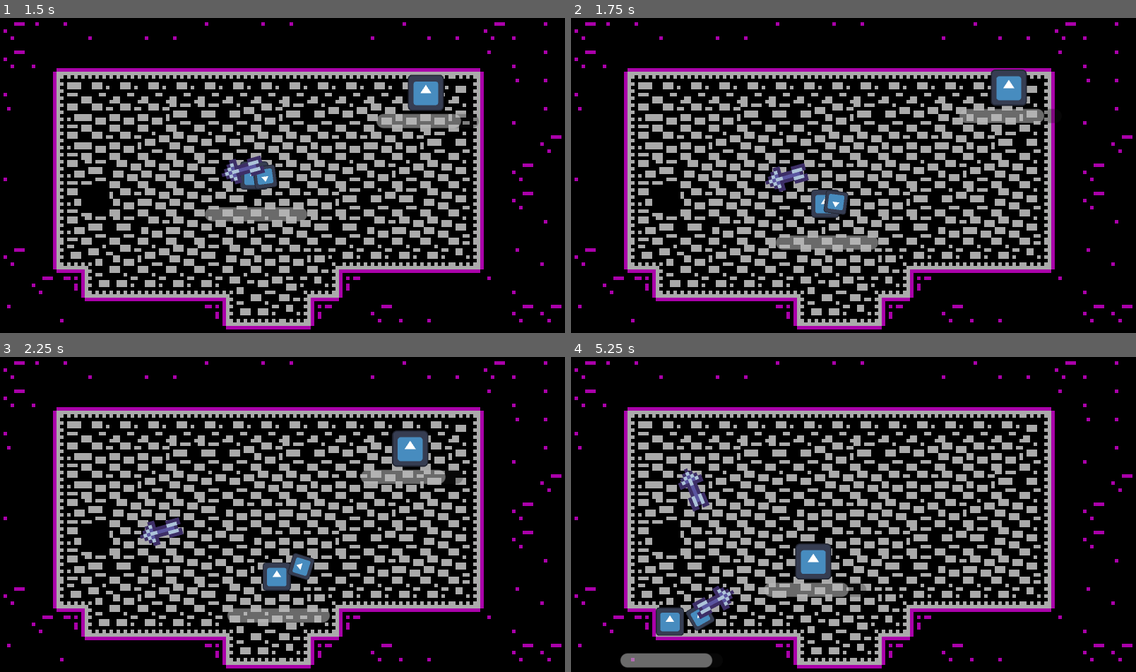
Above: before the commit, frames 1-4 (two rows, left to right).
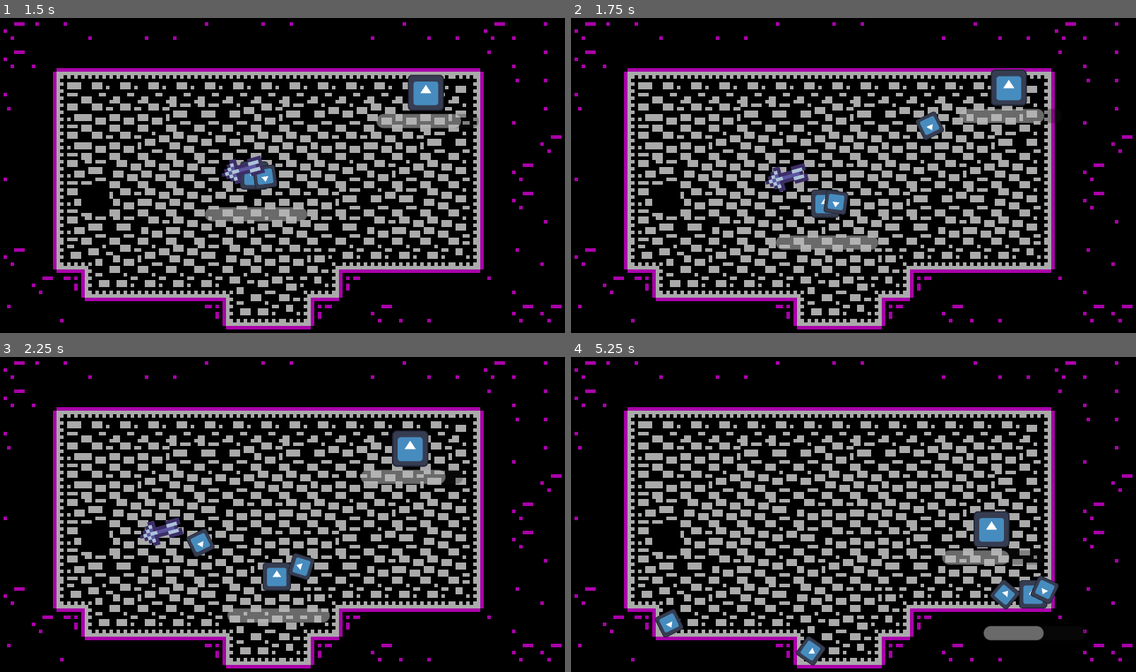
Above: after the commit, the same moments.

Repository: Renan-G-projec/DungeonWarrior
Game: Godot game, scene res://scenes/main.tscn
Two runs of this game, one before a commit and one after it. Both use one fixed random seed, a clock stepped at 60 frames per second and the inputs below. The engine's default icon, where the game draws it, is replaced by a stand-in: a white triangle on a blue panel in a dark square.
Inputs (mouse positions are in pixels of both pictures, inside the frame that each line leads up to):
- Up to frame 1 (1.5 s): tap Enter at 0.5 s; move the mouse to (406, 159) at 0.52 s; hold D (walk_right) 0.53-1.28 s; tap E (Interact) at 0.6 s; click (406, 159) at 0.67 s; move the mouse to (169, 191) at 1.27 s; hold S (walk_down) from 1.28 s (still down); click (169, 191) at 1.35 s
- Up to frame 2 (1.75 s): keep holding S (walk_down)
- Up to frame 3 (2.25 s): move the mouse to (339, 442) at 2.02 s; release S (walk_down) at 2.03 s; hold D (walk_right) from 2.03 s (still down); tap Alt at 2.1 s
- Up to frame 4 (5.25 s): move the mouse to (825, 577) at 2.77 s; release D (walk_right) at 2.78 s; hold W (walk_up) 2.78-3.53 s; tap Shift at 2.85 s; click (825, 577) at 2.92 s; move the mouse to (1023, 561) at 3.52 s; hold A (walk_left) 3.53-5.03 s; tap E (Interact) at 3.6 s; move the mouse to (684, 464) at 4.27 s; click (684, 464) at 4.35 s; move the mouse to (881, 514) at 5.02 s; hold S (walk_down) from 5.03 s (still down); tap Alt at 5.1 s; click (881, 514) at 5.17 s

Frame 1 is identical in both runs. In frame 2, 0.3% of the frame differs, in the area x 61-66%, y 29-39%; in frame 3, 0.3%; in frame 4, 5.9%, in the area x 8-92%, y 35-99%.
Error in both runs: Out of bounds get index '0' (on base: 'Array[Node2D]') (res://features/map/door.gd:13)

Commit message:
Added a projectile to the ememy

Diff:
--- /dev/null
+++ b/features/components/shoot_component.gd
@@ -0,0 +1,34 @@
+class_name ShootComponent
+extends Node
+
+@export var projectile: PackedScene
+@export var muzzle: Marker2D
+@export var fire_rate: float = 1.5
+@export var range: float = 400.0
+
+var time_since_shot: float = 0.0
+var player: CharacterBody2D
+
+func _ready() -> void:
+	player = get_tree().get_first_node_in_group("player")
+
+func _physics_process(delta: float) -> void:
+	time_since_shot = time_since_shot + delta
+
+	if player == null or muzzle == null or projectile == null:
+		return
+	if muzzle.global_position.distance_to(player.global_position) > range:
+		return
+
+	if time_since_shot > fire_rate:
+		_shoot()
+		time_since_shot = 0.0
+
+func _shoot() -> void:
+	var bullet := projectile.instantiate()
+	var angle := muzzle.global_position.direction_to(player.global_position).angle()
+	print(bullet.name, " | ", bullet.get_script(), " | ", projectile.resource_path)
+	bullet.global_position = muzzle.global_position
+	bullet.global_rotation = angle
+	bullet.direction = angle
+	get_tree().current_scene.add_child(bullet)
--- a/features/enemies/enemy_base.tscn
+++ b/features/enemies/enemy_base.tscn
@@ -7,6 +7,8 @@
 [ext_resource type="Script" uid="uid://bpb1sutj7mvtm" path="res://features/components/feel_component.gd" id="4_xsgr6"]
 [ext_resource type="PackedScene" uid="uid://c4pebvhsq3u1n" path="res://features/components/follow_player_component.tscn" id="6_v3xjv"]
 [ext_resource type="Script" uid="uid://cwiu5p468npnt" path="res://features/components/knockback.gd" id="7_xxw78"]
+[ext_resource type="Script" uid="uid://uwvi4yj2vmqk" path="res://features/components/shoot_component.gd" id="8_wj6k8"]
+[ext_resource type="PackedScene" uid="uid://dc7ybwwl227dc" path="res://features/enemies/projectile.tscn" id="9_qqds1"]
 
 [sub_resource type="RectangleShape2D" id="RectangleShape2D_d1p6d"]
 size = Vector2(10, 10)
@@ -43,5 +45,12 @@
 [node name="Knockback" type="Node" parent="." unique_id=857757227]
 script = ExtResource("7_xxw78")
 
+[node name="Muzzle" type="Marker2D" parent="." unique_id=1026552834]
+
+[node name="Node" type="Node" parent="." unique_id=1450739105 node_paths=PackedStringArray("muzzle")]
+script = ExtResource("8_wj6k8")
+projectile = ExtResource("9_qqds1")
+muzzle = NodePath("../Muzzle")
+
 [connection signal="died" from="HealthComponent" to="." method="_on_health_component_died"]
 [connection signal="took_damage" from="HealthComponent" to="." method="_on_health_component_took_damage"]
--- /dev/null
+++ b/features/enemies/projectile.gd
@@ -0,0 +1,24 @@
+extends CharacterBody2D
+
+@export var SPEED = 100
+@export var damage = 10
+@export var lifetime = 4.0
+
+var direction: float
+
+
+func _physics_process(delta: float) -> void:
+	velocity = Vector2.RIGHT.rotated(direction) * SPEED
+	move_and_slide()
+	_check_player_collision()
+
+func _ready() -> void:
+	get_tree().create_timer(lifetime).timeout.connect(queue_free)
+
+func _check_player_collision() -> void:
+	for i in get_slide_collision_count():
+		var body := get_slide_collision(i).get_collider()
+		if body.is_in_group("player"):
+			var player_health := body.get_node_or_null("HealthComponent") as HealthComponent
+			if player_health:
+				player_health.take_damage(damage, body)
--- /dev/null
+++ b/features/enemies/projectile.tscn
@@ -0,0 +1,20 @@
+[gd_scene format=3 uid="uid://dc7ybwwl227dc"]
+
+[ext_resource type="Texture2D" uid="uid://bcs3p5vdech0p" path="res://icon.svg" id="1_01c7u"]
+[ext_resource type="Script" uid="uid://bgi1qvwbesql3" path="res://features/enemies/projectile.gd" id="1_4fivg"]
+
+[sub_resource type="RectangleShape2D" id="RectangleShape2D_xslbe"]
+size = Vector2(114, 113)
+
+[node name="Projectile" type="CharacterBody2D" unique_id=1663309681]
+scale = Vector2(0.05, 0.05)
+collision_layer = 4
+collision_mask = 17
+script = ExtResource("1_4fivg")
+
+[node name="Sprite2D" type="Sprite2D" parent="." unique_id=858571568]
+texture = ExtResource("1_01c7u")
+
+[node name="CollisionShape2D" type="CollisionShape2D" parent="." unique_id=1505770286]
+position = Vector2(-1, -0.5)
+shape = SubResource("RectangleShape2D_xslbe")
Not shown, added: features/components/shoot_component.gd.uid
Not shown, added: features/enemies/projectile.gd.uid
